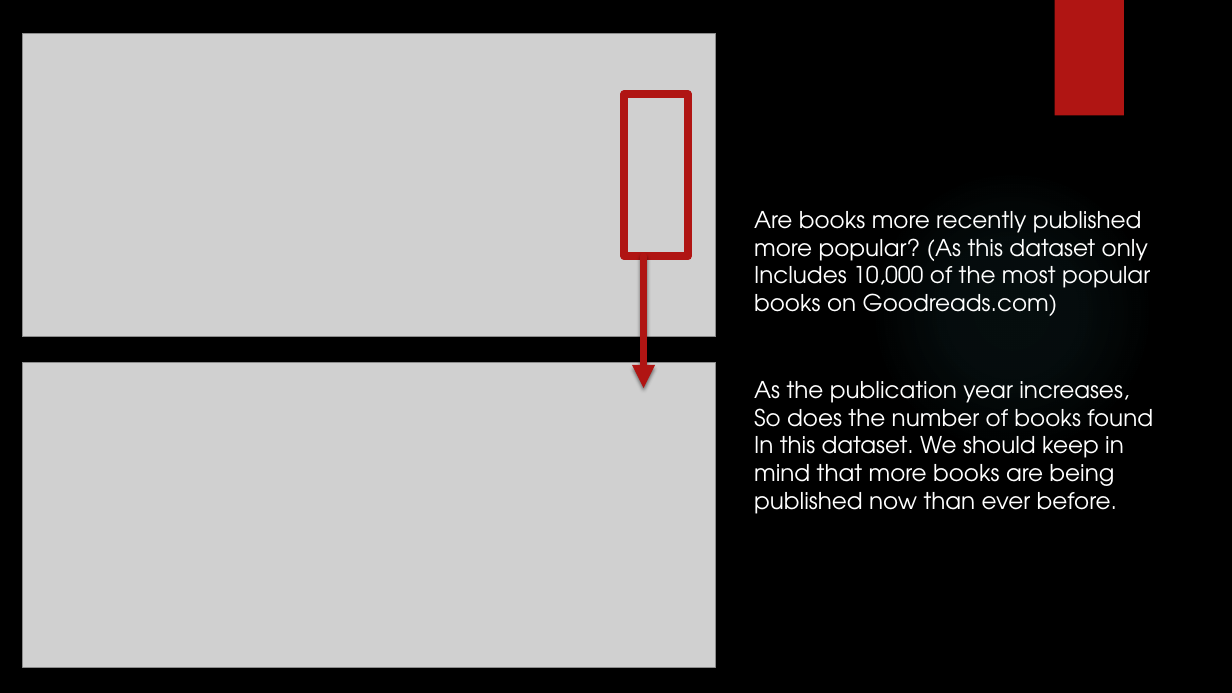
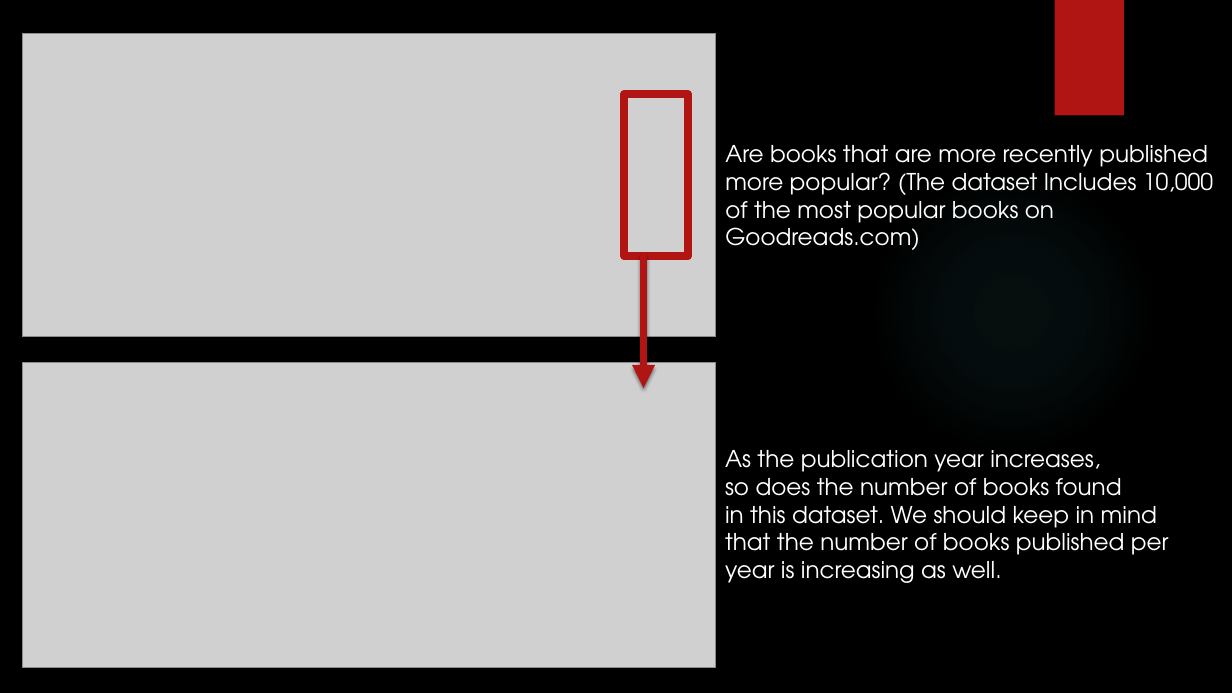
Before and after one commit to ubco-mds-2018-labs/data551-project2ndmilestone-harjn, a slide deck: slide 2 of Data 551 Milestone 2 Visualizations.pptx. Drawn at 1232x693 pixels with LibreOffice and Linux fonts; fonts in the diff are those of the drawing; grey boxes stand for pictures; background and template pictures are left out. Boxes give left, top, right and bottom in pixels: in the first picture for what was removed or moved away, otherwise in the second. Text is boxed around its words. In the diff, an @@ line names an element or a change of style, - is before the commit and + after.

```diff
--- a/Data 551 Milestone 2 Visualizations.pptx
+++ b/Data 551 Milestone 2 Visualizations.pptx
@@ text at bbox=[725, 145, 1213, 250]: text changed @@
-Are books more recently published
-more popular? (As this dataset only
-Includes 10,000 of the most popular
-books on Goodreads.com)
+Are books that are more recently published
+more popular? (The dataset Includes 10,000
+of the most popular books on
+Goodreads.com)
@@ text "As the publication year increases,": place and size @@
-text "As the publication year increases," at bbox=[754, 381, 1153, 514]
+text "As the publication year increases," at bbox=[725, 450, 1169, 583]
@@ text at bbox=[725, 471, 1169, 583]: text changed @@
-So does the number of books found
-In this dataset. We should keep in mind that more books are being published now than ever before.
+so does the number of books found
+in this dataset. We should keep in mind that the number of books published per year is increasing as well.
```
Also in this commit, not shown: 1 other slide changed, 1 slide added, 1 other file.
